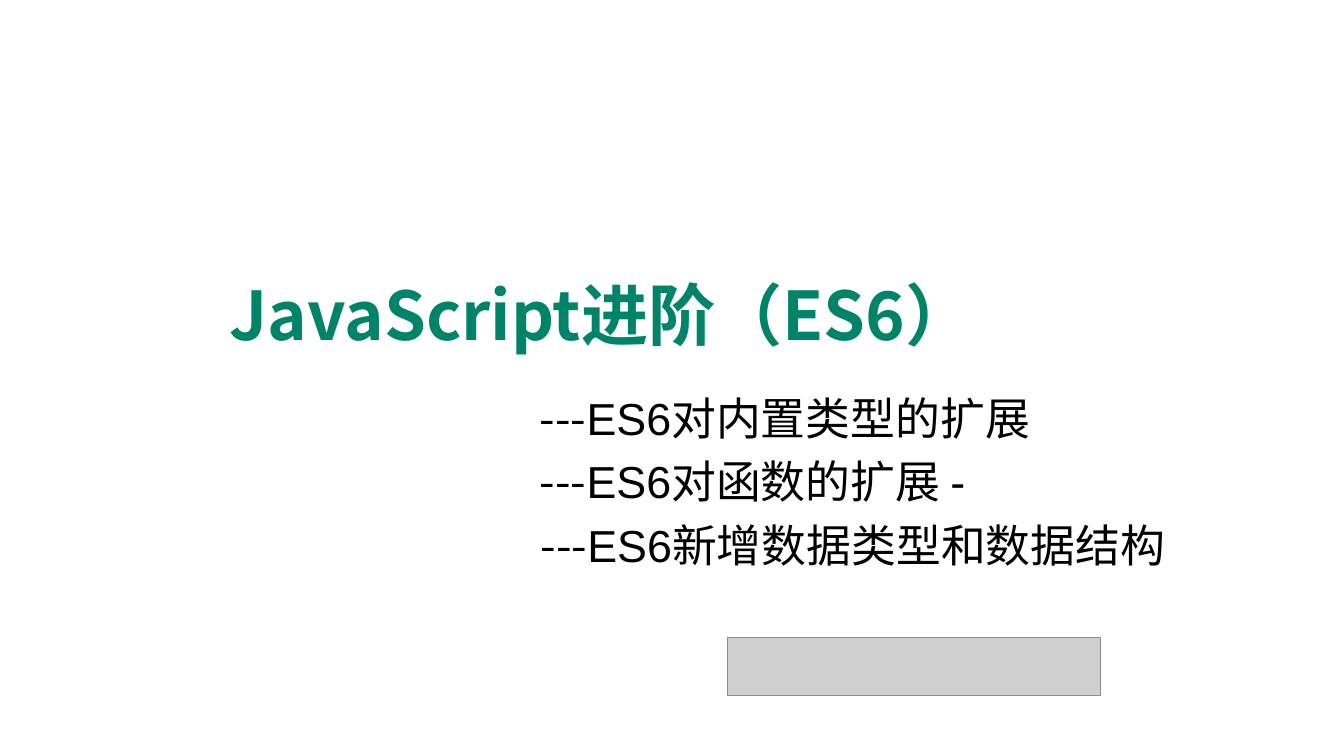
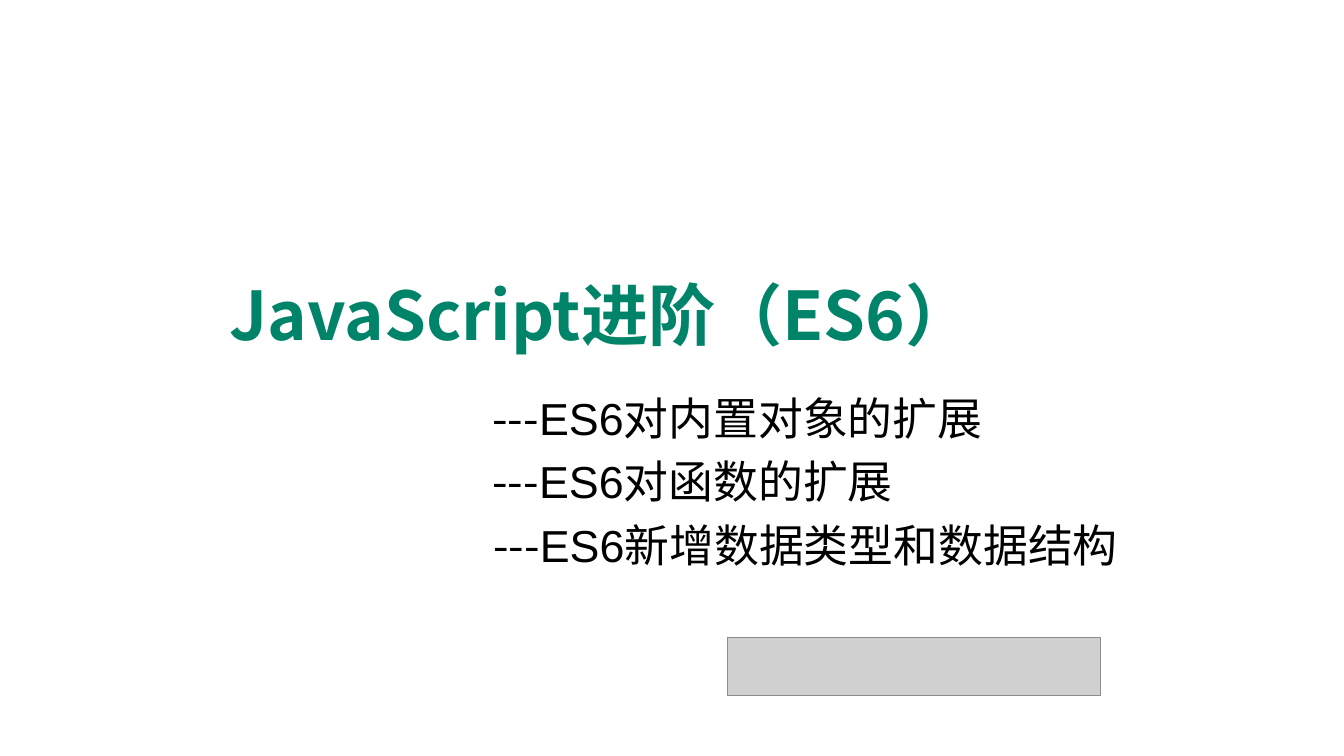
Before and after one commit to edu2act/course-javascript-advanced, a slide deck: slide 1 of 课程PPT/14.ECMAScript 6 二.pptx. Drawn at 1344x756 pixels with LibreOffice and Linux fonts; fonts in the diff are those of the drawing; grey boxes stand for pictures; background and template pictures are left out. Boxes give left, top, right and bottom in pixels: in the first picture for what was removed or moved away, otherwise in the second. Text is boxed around its words. In the diff, an @@ line names an element or a change of style, - is before the commit and + after.

```diff
--- a/课程PPT/14.ECMAScript 6 二.pptx
+++ b/课程PPT/14.ECMAScript 6 二.pptx
@@ text at (492,397,982,439): text changed @@
----ES6对内置类型的扩展
+---ES6对内置对象的扩展
@@ text at (492,460,892,502): text changed @@
----ES6对函数的扩展 -
+---ES6对函数的扩展
@@ text "---ES6新增数据类型和数据结构": place and size @@
-text "---ES6新增数据类型和数据结构" at (541,524,1165,566)
+text "---ES6新增数据类型和数据结构" at (493,524,1117,566)
```
Also in this commit, not shown: 2 other slides changed, 7 slides added, 1 slide removed, 9 other files.
